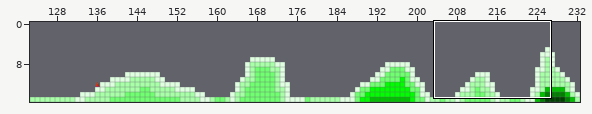
Tiled map, stored at assets/data/stage_1.tmx. Above, an overview of the earlier version with the close-up marked.
Close-up. Old version:
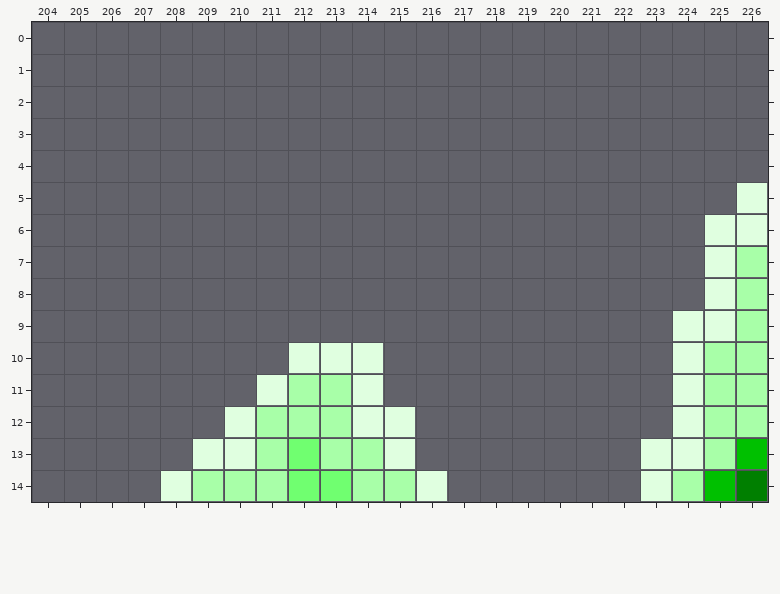
Cells are 32x32 px. Shown: x 204..226, y 0..14.
And afterwards:
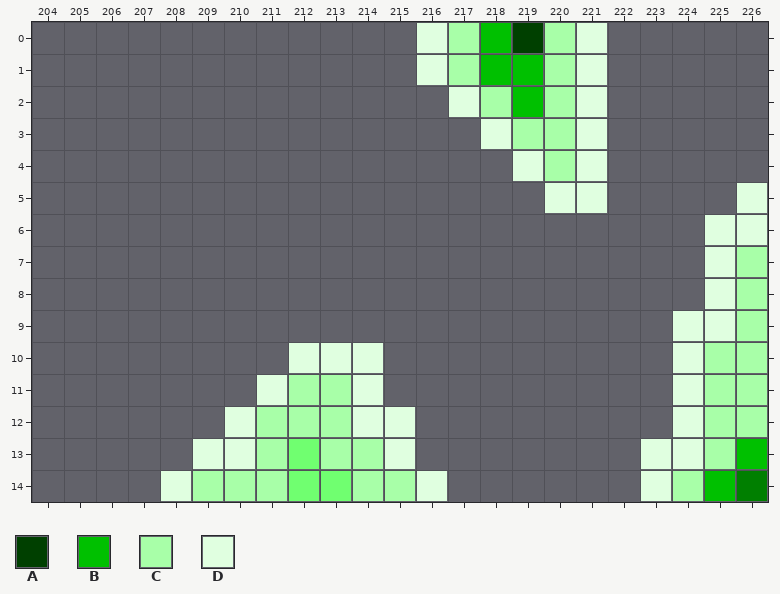
Key: from "bg_tileset": A 0, B 2, C 6, D 7.
_ is an empty cell, . an unchanged one.
The exact change:
--- layer "layer_1"
@@ x 216..221 @@
- 0 ______
- 1 ______
- 2 ._____
- 3 ..____
- 4 ...___
- 5 ....__
+ 0 DCBACD
+ 1 DCBBCD
+ 2 .DCBCD
+ 3 ..DCCD
+ 4 ...DCD
+ 5 ....DD
